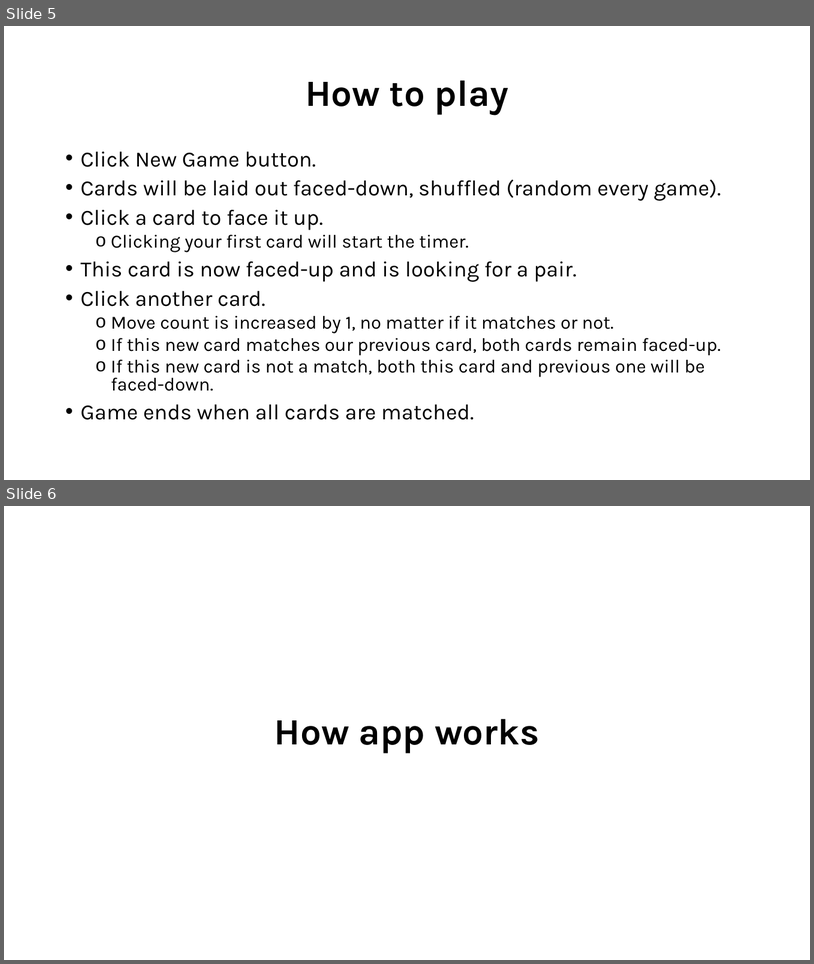
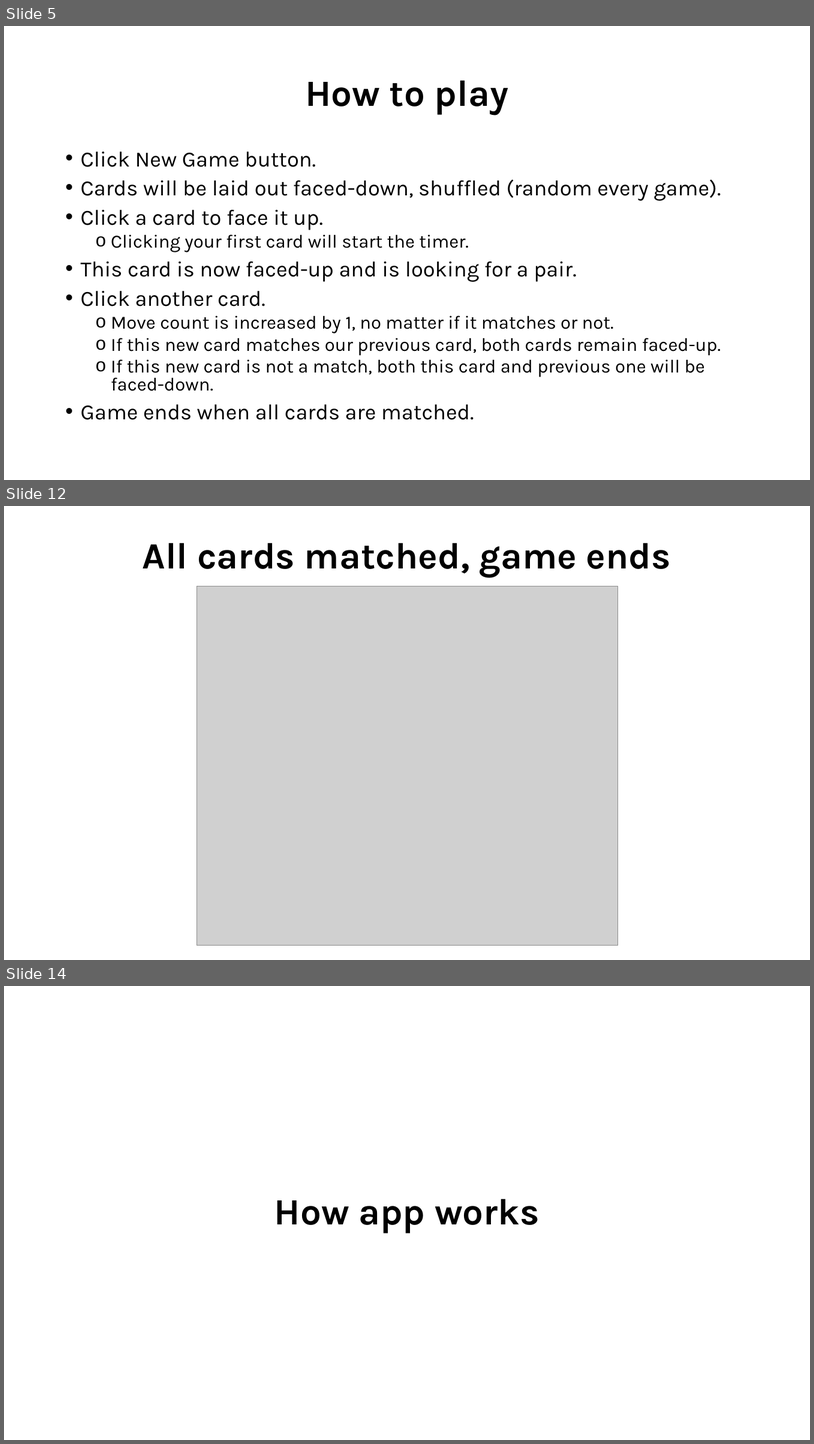
Before and after one commit to RamandeepChamba/memory-game-react, a slide deck: readme.pptx. Shown one above the other, each under a label of ours: slides 5 and 6 before the commit, slides 5, 12 and 14 after it; the slides between them are not shown. The pictures are 814x964 and 814x1444 pixels, drawn with LibreOffice and Linux fonts; fonts in the diff are those of the drawing; grey boxes stand for pictures. Boxes give left, top, right and bottom in pixels: in the first picture for what was removed or moved away, otherwise in the second. Text is boxed around its words. In the diff, an @@ line names an element or a change of style, - is before the commit and + after.

```diff
--- a/readme.pptx
+++ b/readme.pptx
@@ slide 12 added at [4, 506, 810, 960], background #FFFFFF @@
@@ title added at [143, 543, 671, 577], 44 pt, text #000000, bold @@
+All cards matched, game ends
@@ picture added at [197, 586, 618, 945] @@
@@ what was slide 6 is now slide 14 @@
```
Also in this commit, not shown: 7 other slides added.
